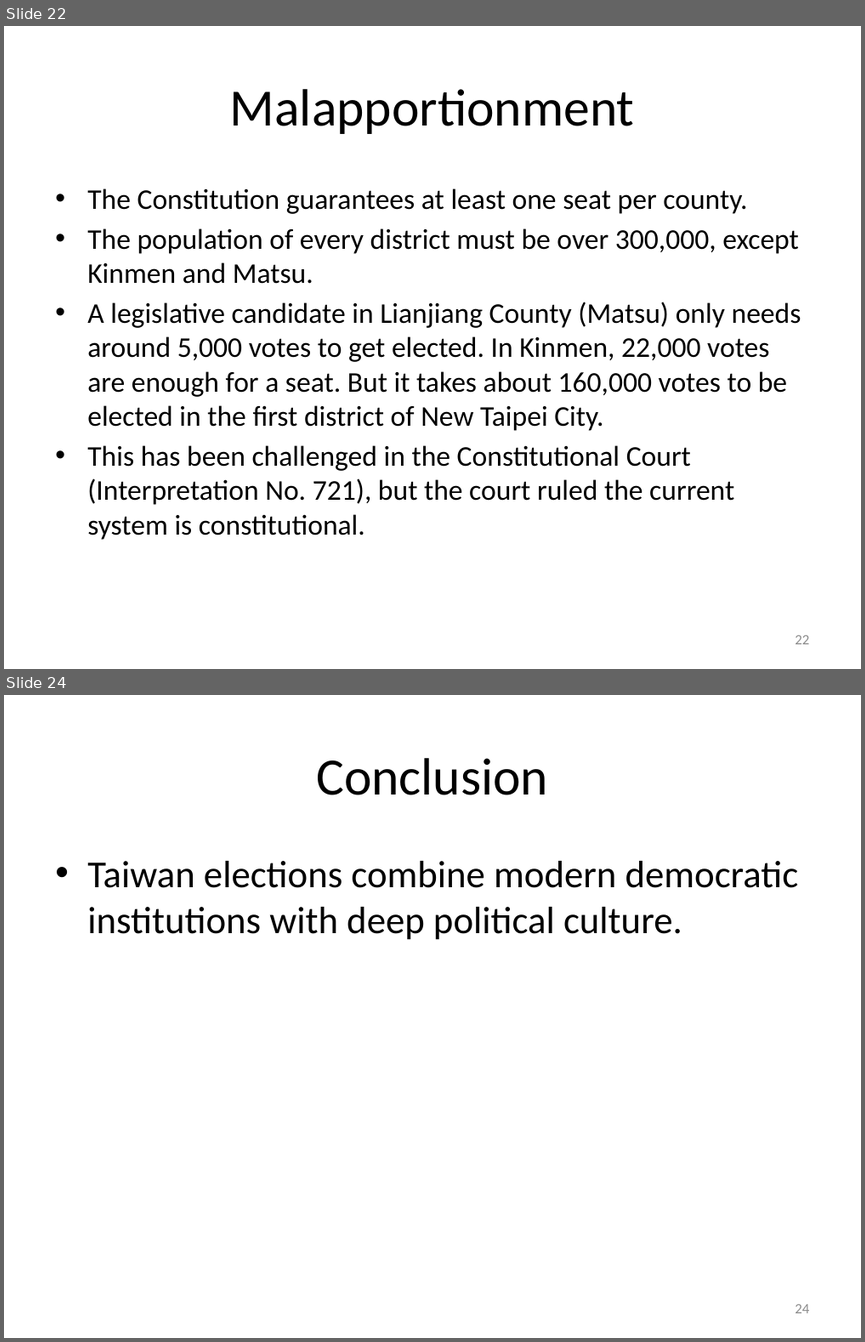
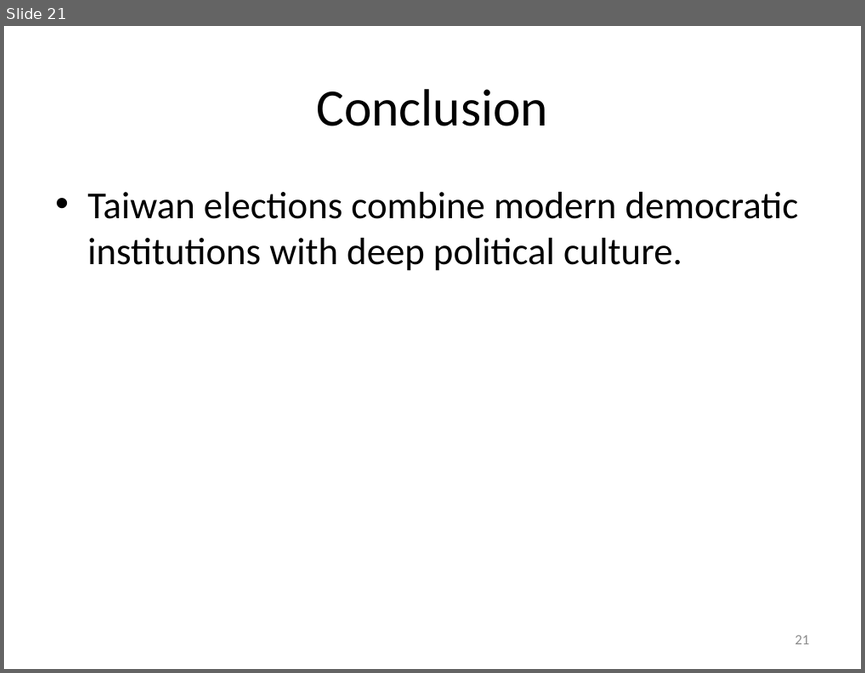
Before and after one commit to TsaiChiahung/ESC, a slide deck: 國發所演講/taiwan_elections_lecture.pptx. Shown one above the other, each under a label of ours: slides 22 and 24 before the commit, slide 21 after it; the slides between them are not shown. The pictures are 865x1342 and 865x673 pixels, drawn with LibreOffice and Linux fonts; fonts in the diff are those of the drawing. Boxes give left, top, right and bottom in pixels: in the first picture for what was removed or moved away, otherwise in the second. Text is boxed around its words. In the diff, an @@ line names an element or a change of style, - is before the commit and + after.

```diff
--- a/國發所演講/taiwan_elections_lecture.pptx
+++ b/國發所演講/taiwan_elections_lecture.pptx
@@ slide 22 removed at (4,26,861,669), background #FFFFFF @@
@@ title removed at (230,89,635,134) @@
-Malapportionment
@@ text removed at (87,188,801,539) @@
-• The Constitution guarantees at least one seat per county.
-• The population of every district must be over 300,000, except Kinmen and Matsu.
-• A legislative candidate in Lianjiang County (Matsu) only needs around 5,000 votes to get elected. In Kinmen, 22,000 votes are enough for a seat. But it takes about 160,000 votes to be elected in the first district of New Taipei City.
-• This has been challenged in the Constitutional Court (Interpretation No. 721), but the court ruled the current system is constitutional.
@@ page number removed at (794,635,809,644) @@
-22
@@ what was slide 24 is now slide 21 @@
@@ page number at (794,635,809,644): text changed @@
-24
+21
```
Also in this commit, not shown: 5 slides changed, 4 slides added, 3 other slides removed, 1 other file.
